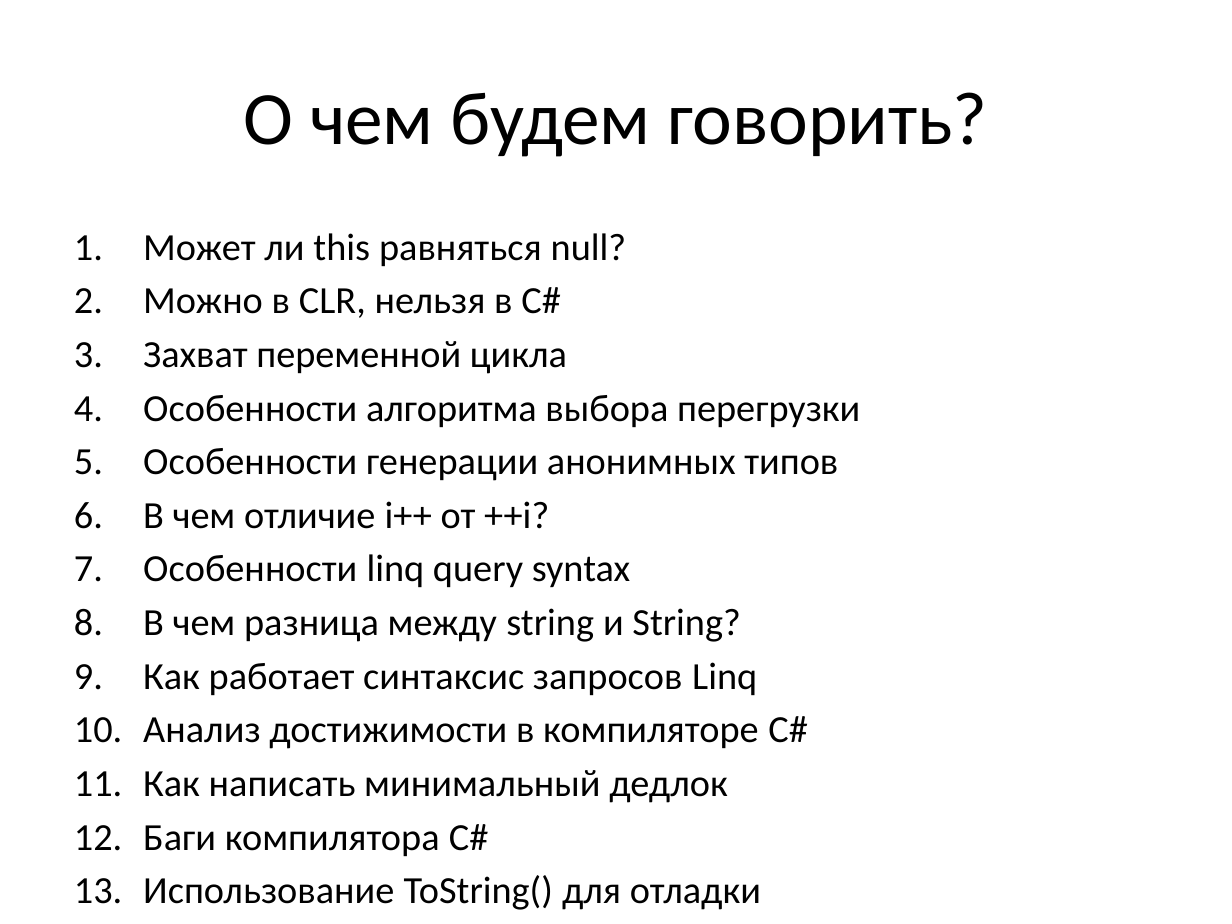
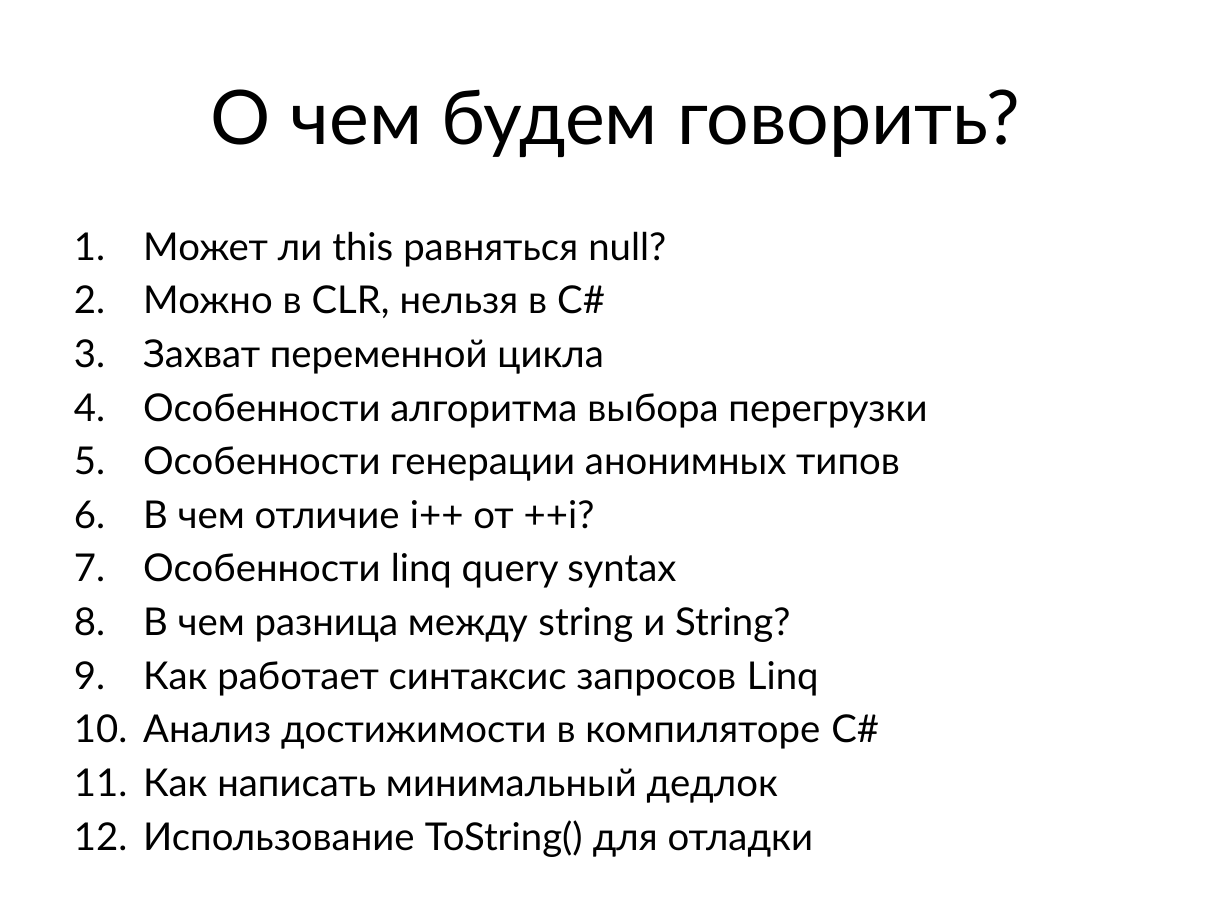
Before and after one commit to y-gagar1n/dotnet-gotchas, a slide deck: slide 2 of dotnet-gotchas.pptx. Drawn at 1232x924 pixels with LibreOffice and Linux fonts; fonts in the diff are those of the drawing; background and template pictures are left out. Boxes give left, top, right and bottom in pixels: in the first picture for what was removed or moved away, otherwise in the second. Text is boxed around its words. In the diff, an @@ line names an element or a change of style, - is before the commit and + after.

Commit message:
some minor changes in presentation

```diff
--- a/dotnet-gotchas.pptx
+++ b/dotnet-gotchas.pptx
@@ title "О чем будем говорить?" at <box>211,89,1020,157</box>: font Calibri to Lato @@
@@ text "Может ли this равняться null?" at <box>143,231,927,803</box>: font Calibri to Lato @@
@@ text at <box>143,824,489,857</box>: paragraph removed @@
-12. Баги компилятора C#
```
Also in this commit, not shown: 1 other slide changed, 3 slides added.
